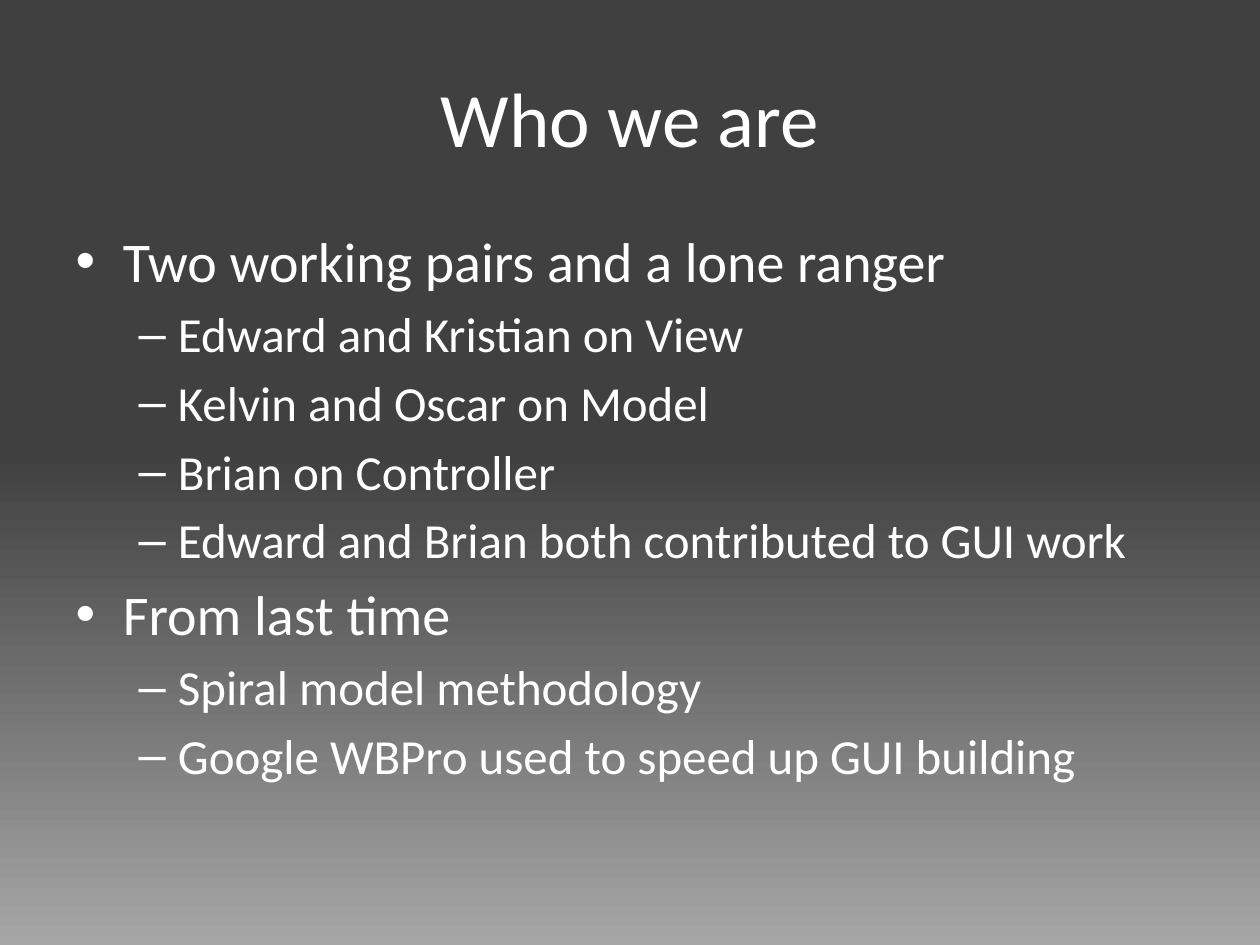
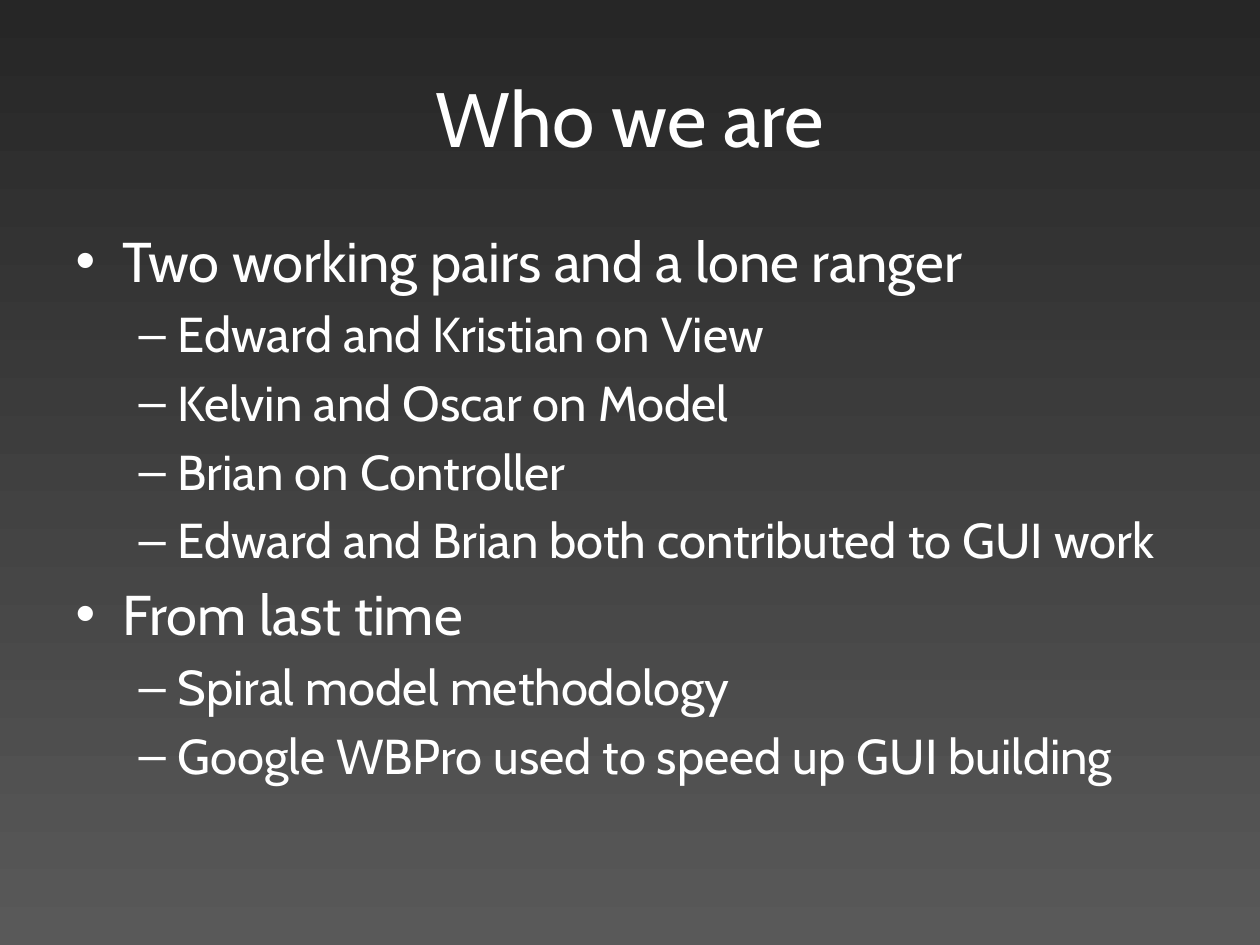
Before and after one commit to edderick/RunwayRedeclaration, a slide deck: slide 2 of doc/Final Presentation/Slides.pptx. Drawn at 1260x945 pixels with LibreOffice and Linux fonts; fonts in the diff are those of the drawing. Boxes give left, top, right and bottom in pixels: in the first picture for what was removed or moved away, otherwise in the second. Text is boxed around its words. In the diff, an @@ line names an element or a change of style, - is before the commit and + after.

Commit message:
* Updated Slides.pptx with darker background and a better font * Added "HTML user manual" to the final slide

```diff
--- a/doc/Final Presentation/Slides.pptx
+++ b/doc/Final Presentation/Slides.pptx
@@ background gradient #A6A6A6 to #404040 to gradient #595959 to #262626 @@
@@ title "Who we are" at (436, 89, 824, 148): font Calibri to Cabin @@
@@ text "Two working pairs and a ..." at (123, 240, 1154, 785): font Calibri to Cabin @@
```
Also in this commit, not shown: 2 other slides changed.
